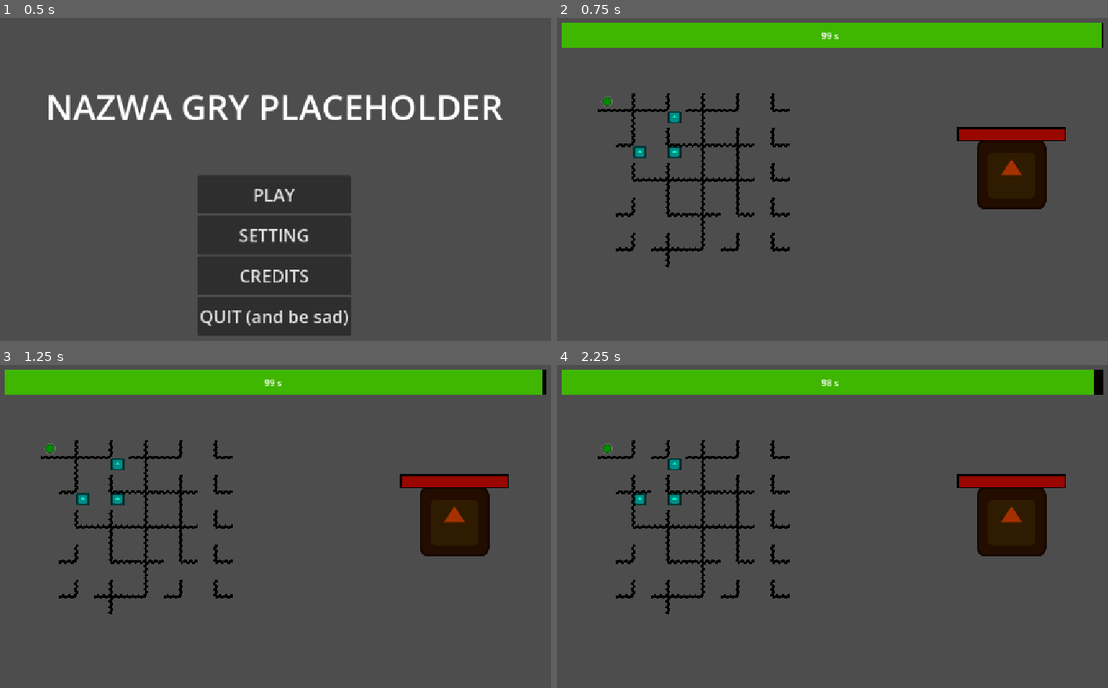
Above: before the commit, frames 1-4 (two rows, left to right).
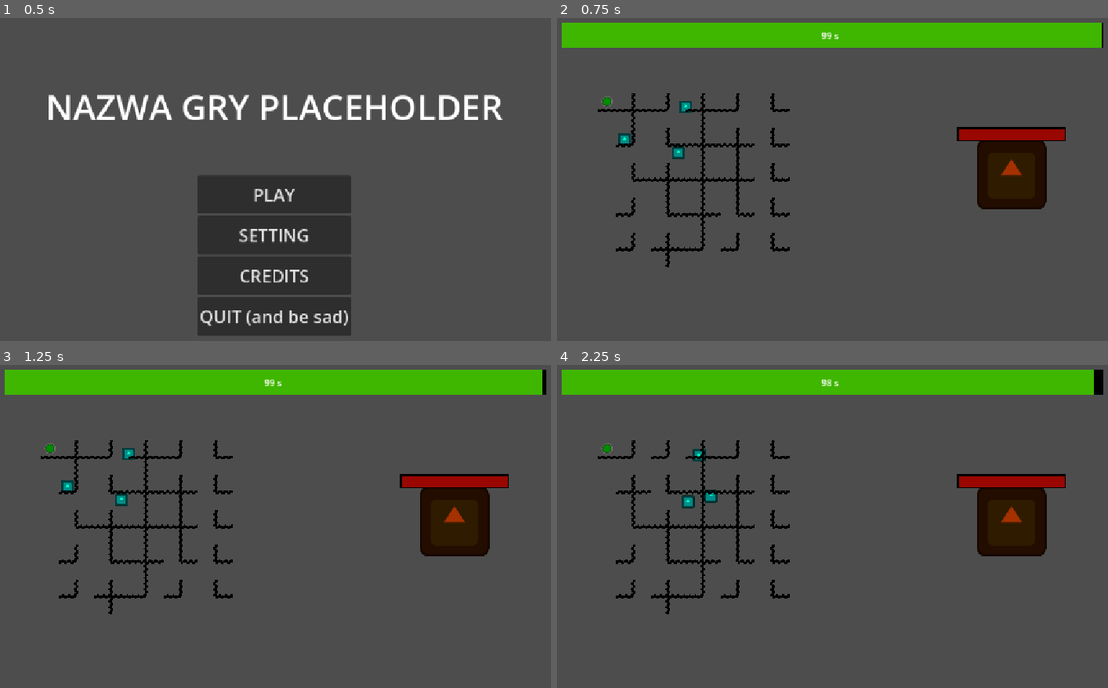
Above: after the commit, the same moments.

Repository: MagnusLucas/gmtk2026
Game: Godot game, scene res://scenes/main_menu.tscn
Two runs of this game, one before a commit and one after it. Both use one fixed random seed, a clock stepped at 60 frames per second and the inputs below. The engine's default icon, where the game draws it, is replaced by a stand-in: a white triangle on a blue panel in a dark square.
Inputs (mouse positions are in pixels of both pictures, inside the frame that each line leads up to):
- Up to frame 1 (0.5 s): no input
- Up to frame 2 (0.75 s): click "PLAY" at 0.5 s
- Up to frame 3 (1.25 s): no input
- Up to frame 4 (2.25 s): tap Enter at 1.25 s; move the mouse to (634, 458) at 1.27 s; click (634, 458) at 1.42 s; tap Space at 2 s; move the mouse to (634, 490) at 2.02 s; hold Down (ui_down) from 2.03 s (still down); click (634, 490) at 2.17 s

Frame 1 is identical in both runs. In frame 2, 0.4% of the frame differs, in the area x 11-25%, y 25-44%; in frame 3, 0.4%; in frame 4, 0.5%, in the area x 13-30%, y 25-45%.

Commit message:
boss_attack_commit
asadfgf

Diff:
--- a/data/board.gd
+++ b/data/board.gd
@@ -4,7 +4,7 @@
 @export var size: Vector2i
 
 var set_tiles: Dictionary[Vector2i, OurTileData]
-var unit_attributes_dict: Dictionary[Vector2i, UnitAttributes]
+@export var unit_attributes_dict: Dictionary[Vector2i, UnitAttributes]
 
 
 func is_point_in_bounds(coordinates: Vector2i) -> bool:
--- a/data/board.tres
+++ b/data/board.tres
@@ -1,6 +1,7 @@
 [gd_resource type="Resource" script_class="Board" format=3 uid="uid://bnwmive85j4mu"]
 
 [ext_resource type="Script" uid="uid://bn7hngu2wfjgp" path="res://data/board.gd" id="1_s54qi"]
+[ext_resource type="Script" uid="uid://b0bel2rt4tiin" path="res://data/unit_resource.gd" id="2_spk6n"]
 
 [resource]
 script = ExtResource("1_s54qi")
--- /dev/null
+++ b/data/boss_attack_resource.gd
@@ -0,0 +1,9 @@
+extends Resource
+class_name BossAttackResource
+
+
+func attack(targets, board_size = 5, board_tile_size = 64):
+	for target in targets:
+		var expected_x = randi_range(0,(board_size*board_tile_size))
+		var expected_y = randi_range(0,(board_size*board_tile_size))
+		target.get_attacked(expected_x, expected_y)
--- a/data/boss_resource.gd
+++ b/data/boss_resource.gd
@@ -3,6 +3,6 @@
 
 @export var time_countdown : int = 100
 @export var health : int
-@export var attacks : Array
+@export var attacks : Array[BossAttackResource]
 @export var name : String
 @export var animated_texture_frames : SpriteFrames
--- a/i am honestly not sure but dont wanna leave a mess/boss.gd
+++ b/i am honestly not sure but dont wanna leave a mess/boss.gd
@@ -17,6 +17,9 @@
 	health = stats.health
 	_update_visuals()
 
+func _input(event: InputEvent) -> void:
+	if event.is_action("ui_down"):
+		stats.attacks[0].attack(get_tree().get_nodes_in_group('player_units'))
 
 func take_damage(amount: float) -> void:
 	health -= amount
--- a/scenes/board_tile_map_layer.gd
+++ b/scenes/board_tile_map_layer.gd
@@ -34,7 +34,9 @@
 
 	signal_manager.signal_created.connect(_on_signal_created)
 	signal_manager.signal_died.connect(_on_signal_died)
+	set_players_on_board()
 
+func set_players_on_board():
 	for player_unit in player_unit_arr:
 		var unit_map_position := local_to_map(player_unit.position)
 		if !board.is_point_in_bounds(unit_map_position):
--- a/scenes/boss.tscn
+++ b/scenes/boss.tscn
@@ -2,6 +2,7 @@
 
 [ext_resource type="Script" uid="uid://c4esl5m6hep" path="res://i am honestly not sure but dont wanna leave a mess/boss.gd" id="1_jncid"]
 [ext_resource type="SpriteFrames" uid="uid://bo6e32el8xevx" path="res://assets/placeholder_sprite_frames.tres" id="2_qnbj4"]
+[ext_resource type="Script" uid="uid://ctosybi1n4o6k" path="res://data/boss_attack_resource.gd" id="3_qnbj4"]
 [ext_resource type="Script" uid="uid://dl6hh4bpjeyl7" path="res://data/boss_resource.gd" id="3_r3bxh"]
 
 [sub_resource type="Resource" id="Resource_3maf5"]
--- a/scenes/level_manager.tscn
+++ b/scenes/level_manager.tscn
@@ -2,8 +2,11 @@
 
 [ext_resource type="Script" uid="uid://db210udx0pgua" path="res://i am honestly not sure but dont wanna leave a mess/level_manager.gd" id="1_ftccg"]
 [ext_resource type="PackedScene" uid="uid://dl5epcybgax8k" path="res://scenes/boss.tscn" id="2_kq0y1"]
+[ext_resource type="SpriteFrames" uid="uid://bo6e32el8xevx" path="res://assets/placeholder_sprite_frames.tres" id="3_2t3te"]
 [ext_resource type="Script" uid="uid://qufydkc1f8tb" path="res://scenes/time_progress_bar.gd" id="3_8txj0"]
+[ext_resource type="Script" uid="uid://ctosybi1n4o6k" path="res://data/boss_attack_resource.gd" id="4_vhn1i"]
 [ext_resource type="PackedScene" uid="uid://tg80xev8scww" path="res://scenes/player_unit/player_unit.tscn" id="5_cow7c"]
+[ext_resource type="Script" uid="uid://dl6hh4bpjeyl7" path="res://data/boss_resource.gd" id="5_jt70k"]
 [ext_resource type="PackedScene" uid="uid://bwpmel6p2x5xv" path="res://scenes/lose_popup.tscn" id="8_fxbef"]
 [ext_resource type="Script" uid="uid://dn7v0mwlwqfd7" path="res://data/bullet_resource.gd" id="10_8txj0"]
 [ext_resource type="Script" uid="uid://ce1gy7bactc6b" path="res://components/bullet_manager.gd" id="10_704g2"]
@@ -13,13 +16,24 @@
 [ext_resource type="PackedScene" uid="uid://k07np4o6ppx" path="res://scenes/board_tile_map_layer.tscn" id="11_s3v2u"]
 [ext_resource type="Script" uid="uid://b0bel2rt4tiin" path="res://data/unit_resource.gd" id="12_h03sj"]
 
+[sub_resource type="Resource" id="Resource_m1b41"]
+script = ExtResource("4_vhn1i")
+metadata/_custom_type_script = "uid://ctosybi1n4o6k"
+
+[sub_resource type="Resource" id="Resource_l1ep3"]
+script = ExtResource("5_jt70k")
+health = 15
+attacks = Array[ExtResource("4_vhn1i")]([SubResource("Resource_m1b41")])
+animated_texture_frames = ExtResource("3_2t3te")
+metadata/_custom_type_script = "uid://dl6hh4bpjeyl7"
+
 [sub_resource type="StyleBoxFlat" id="StyleBoxFlat_x285y"]
 bg_color = Color(0, 0, 0, 1)
 
 [sub_resource type="StyleBoxFlat" id="StyleBoxFlat_yv6w6"]
 bg_color = Color(0.24716693, 0.7151115, 0, 1)
 
-[sub_resource type="SpriteFrames" id="SpriteFrames_s3v2u"]
+[sub_resource type="SpriteFrames" id="SpriteFrames_blm44"]
 resource_local_to_scene = true
 animations = [{
 "frames": [{
@@ -116,6 +130,7 @@
 
 [node name="Boss" parent="." unique_id=1872328963 instance=ExtResource("2_kq0y1")]
 position = Vector2(907, 299)
+stats = SubResource("Resource_l1ep3")
 
 [node name="LevelTimer" type="Timer" parent="." unique_id=1620503169]
 one_shot = true
@@ -155,21 +170,20 @@
 [node name="WinPopup" parent="." unique_id=880691489 instance=ExtResource("10_v5q41")]
 visible = false
 
-[node name="BoardTileMapLayer" parent="." unique_id=1549379355 node_paths=PackedStringArray("player_unit_arr") instance=ExtResource("11_s3v2u")]
+[node name="BoardTileMapLayer" parent="." unique_id=1549379355 instance=ExtResource("11_s3v2u")]
 position = Vector2(180, 149)
-player_unit_arr = [NodePath("Player_Unit"), NodePath("Player_Unit2"), NodePath("Player_Unit3")]
 
 [node name="Player_Unit" parent="BoardTileMapLayer" unique_id=713205843 groups=["player_units"] instance=ExtResource("5_cow7c")]
 position = Vector2(116, 13)
-stats = SubResource("Resource_2t3te")
+stats = SubResource("Resource_x285y")
 
 [node name="Player_Unit2" parent="BoardTileMapLayer" unique_id=1787286683 groups=["player_units"] instance=ExtResource("5_cow7c")]
 position = Vector2(4, 73)
-stats = SubResource("Resource_jt70k")
+stats = SubResource("Resource_6rjg5")
 
 [node name="Player_Unit3" parent="BoardTileMapLayer" unique_id=1950395807 groups=["player_units"] instance=ExtResource("5_cow7c")]
 position = Vector2(103, 97)
-stats = SubResource("Resource_blm44")
+stats = SubResource("Resource_6p75p")
 
 [node name="BulletManager" type="Node2D" parent="." unique_id=126264017]
 script = ExtResource("10_704g2")
--- a/scenes/player_unit/player_unit.gd
+++ b/scenes/player_unit/player_unit.gd
@@ -10,18 +10,28 @@
 var strength_modifier := 0.0
 var active_attack: AttackResource
 var active_combo_modifier:= 1
+var expected_position:Vector2
 
 @onready var bullet_spawn_interval_timer: Timer = $BulletSpawnIntervalTimer
 
-
+var settile : bool = false
 
 func _ready() -> void:
 	$ComboTimer.wait_time = stats.combo_cooldown_time
 	$AnimatedSprite2D.sprite_frames = stats.animated_texture_frames
 	bullet_spawn_interval_timer.timeout.connect(_on_timer_timeout)
+	expected_position = position
 
 # This setup will spawn bullets from new active attack if any are remaining,
 # but I don't think it'll be a problem in this project
+
+func _process(delta: float) -> void:
+	if position.distance_to(expected_position) > 1:
+		position = lerp(position, expected_position, 0.7)
+		settile = true
+	elif settile:
+		get_parent().set_players_on_board()
+		settile = false
 
 func attack(attack_strength_modifier: float = 1):
 	strength_modifier = attack_strength_modifier
@@ -56,3 +66,7 @@
 		$ComboTimer.start()
 	else:
 		$ComboTimer.stop()
+
+func get_attacked(x, y):
+	expected_position.x = x
+	expected_position.y = y
Not shown, added: assets/grafiki/buff_demon_king.png.import
Not shown, added: assets/grafiki/buff_demon_king_angy.png.import
Not shown, added: assets/grafiki/cat.png.import
Not shown, added: assets/grafiki/cat_bullet.png.import
Not shown, added: assets/grafiki/cat_tile_off.png.import
Not shown, added: assets/grafiki/cat_tile_on.png.import
Not shown, added: assets/grafiki/moth.png.import
Not shown, added: assets/grafiki/moth_bullet.png.import
Not shown, added: assets/grafiki/moth_tile_off.png.import
Not shown, added: assets/grafiki/moth_tile_on.png.import
Not shown, added: assets/grafiki/paleta_island-joy-16-1x.png.import
Not shown, added: assets/grafiki/shrimp.png.import
(and 5 more such lines)
